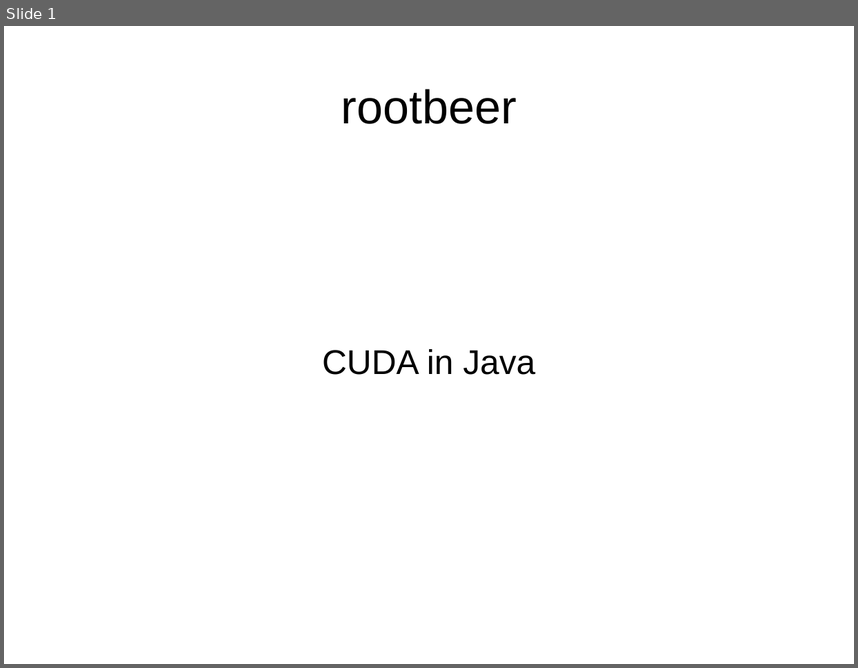
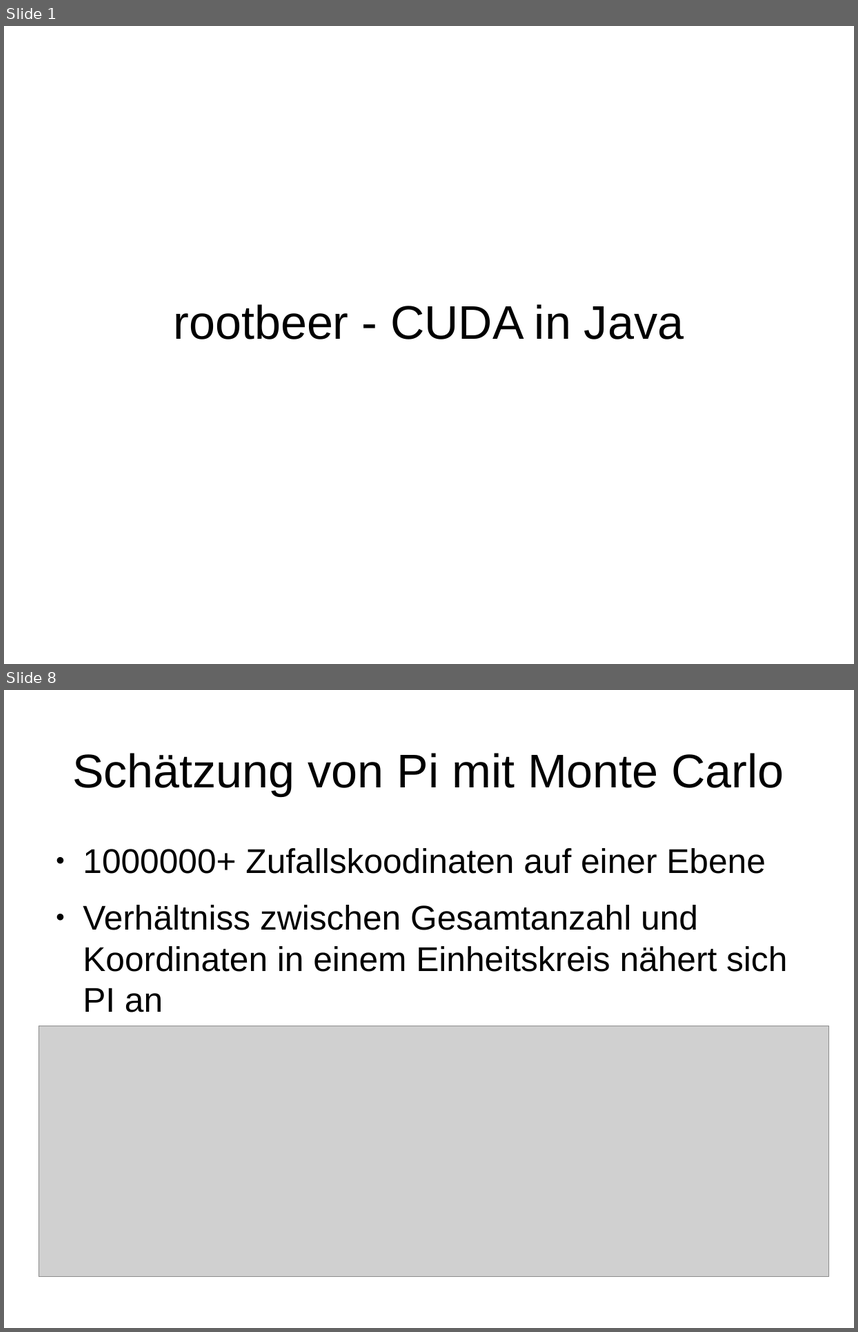
Before and after one commit to Plastefuchs/rootbeer-perf, a slide deck: docs/rootbeer Präsentation.odp. Shown one above the other, each under a label of ours: slide 1 before the commit, slides 1 and 8 after it; the slides between them are not shown. The pictures are 858x668 and 858x1332 pixels, drawn with LibreOffice and Linux fonts; fonts in the diff are those of the drawing; grey boxes stand for pictures. Boxes give left, top, right and bottom in pixels: in the first picture for what was removed or moved away, otherwise in the second. Text is boxed around its words. In the diff, an @@ line names an element or a change of style, - is before the commit and + after.

```diff
--- a/docs/rootbeer Präsentation.odp
+++ b/docs/rootbeer Präsentation.odp
@@ slide 8 added at <box>4,690,854,1328</box>, background #FFFFFF @@
@@ title added at <box>72,753,784,796</box>, 44 pt, text #000000 @@
+Schätzung von Pi mit Monte Carlo
@@ text added at <box>83,848,787,1012</box>, 32 pt, text #000000 @@
+● 1000000+ Zufallskoodinaten auf einer Ebene
+● Verhältniss zwischen Gesamtanzahl und Koordinaten in einem Einheitskreis nähert sich PI an
@@ picture added at <box>38,1025,829,1276</box> @@
@@ slide 1 changed as well @@
@@ title removed at <box>341,89,517,124</box> @@
-rootbeer
@@ title at <box>174,304,684,339</box>: text changed; size 32 to 44 pt @@
-CUDA in Java
+rootbeer - CUDA in Java
```
Also in this commit, not shown: 11 other slides added, 4 other files.
